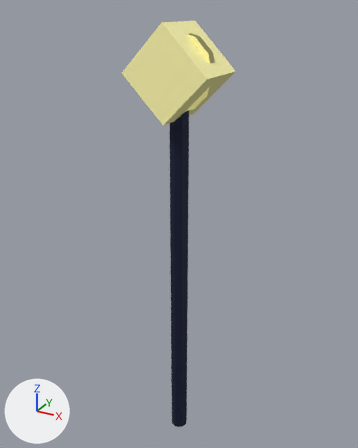
Before and after pictures for a commit that changed the glTF model public/assets/weapons/heroes/arc-warden.glb.
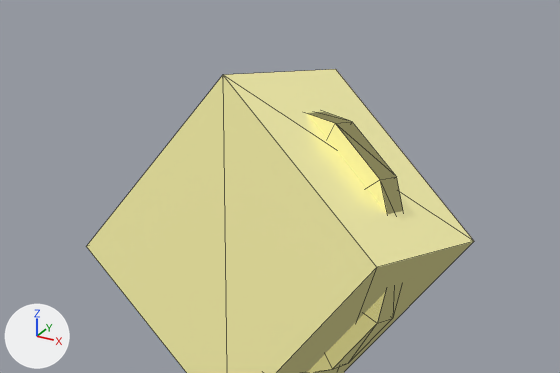
There are two pictures of each version: one whole from a camera (50 mm lens) standing at (0.822, -1.496, 1.15) and looking at (-0.025, 0.044, 0.38), one close up on the part from 27% to 73% of the width and 0% to 25% of the height. The lights are fixed; the arrows at lower left show +X, +Y and +Z. The first two pictures are the older version. The close-ups show mesh edges as thin lines.

Names of what the first close-up shows: 'arc-warden-halo', 'arc-warden-head-gem'.
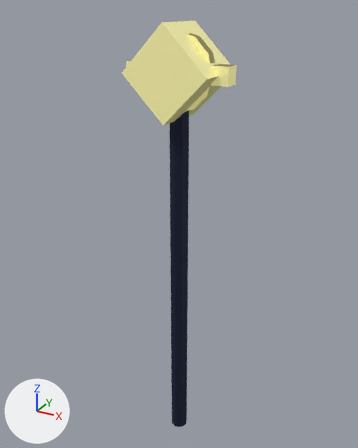
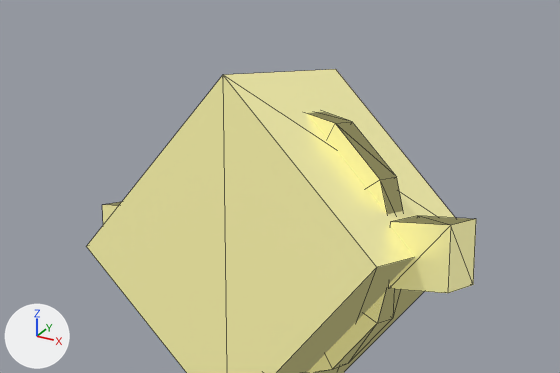
Pixel boxes (x1, y1, x2, y2) of what changed, in the close-ups (560 x 373 px):
'arc-warden-node-l', added
    after: (389, 216, 476, 293)
'arc-warden-node-r', added (mostly hidden)
    after: (102, 202, 121, 225)

What the commit changed:
Mesh me_arc_warden_orb_staff_node_r is new.
It is a box spanning x -0.19..-0.13, y -0.03..0.03, z 0.92..0.98.
It uses material mat_accent (beige #f6f0a8, glowing yellow #848158).
Mesh me_arc_warden_orb_staff_node_l is new.
It is a box spanning x 0.13..0.19, y -0.03..0.03, z 0.92..0.98.
It uses material mat_accent (beige #f6f0a8, glowing yellow #848158).
Object 'arc-warden-node-r' (ob_arc_warden_node_r) is new; it shows me_arc_warden_orb_staff_node_r.
Its location is (0.0, 0.0, 0.0).
Object 'arc-warden-node-l' (ob_arc_warden_node_l) is new; it shows me_arc_warden_orb_staff_node_l.
Its location is (0.0, 0.0, 0.0).
